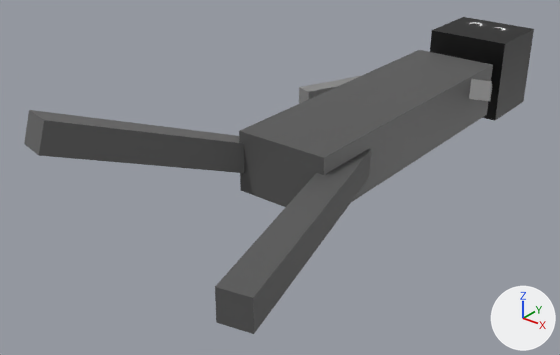
An edit to the glTF model src/game/shape/mob/cgltf/char.glb, drawn before and after from the same camera.
One viewpoint serves both versions: a 50 mm lens placed at (8.18, -17.37, 6.31), pointed at (-1.21, -5.63, -0.97). Lighting does not change. The marker at lower right points along +X, +Y and +Z. Both versions are drawn at frame 17 of the action 'right_leg_walking'; the numbers are the values there.

In view in the first picture: 'Head', 'Torso', 'left_arm', 'left_leg', 'right_arm', 'right_leg'.
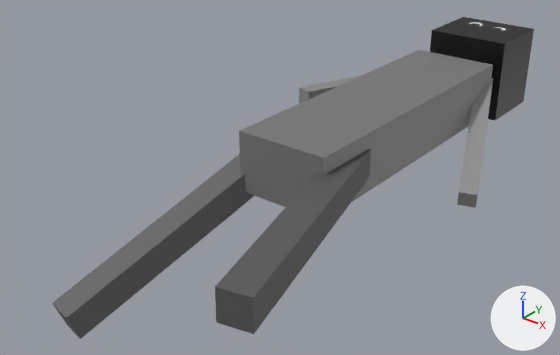
Diff of the bpy script that builds the scene:
```diff
--- a/src/game/shape/mob/cgltf/char.glb.py
+++ b/src/game/shape/mob/cgltf/char.glb.py
@@ mat_material @@
 mat_material = principled_material('Material')
-mat_material.base_color = (0.0924, 0.0924, 0.0924)  # dark grey #565656
+mat_material.base_color = (0.182, 0.182, 0.182)  # grey #767676
@@ ob_left_arm @@
 ob_left_arm.parent = ob_torso
-ob_left_arm.location = (1.5, -2.2, 0.504)
-ob_left_arm.rotation_euler = (-0.311, 0.0, 0.349)  # degrees (-18, 0, 20)
+ob_left_arm.location = (1.5, -2.2, -0.624)
+ob_left_arm.rotation_euler = (0.386, 0.0, 0.349)  # degrees (22, 0, 20)
 ob_left_arm.scale = (-0.2, -2.0, -0.2)
@@ ob_right_leg @@
 ob_right_leg.parent = ob_torso
-ob_right_leg.location = (-1.5, -9.5, 0.546)
-ob_right_leg.rotation_euler = (-0.311, 0.0, -0.244)  # degrees (-18, 0, -14)
+ob_right_leg.location = (-1.5, -9.5, -1.161)
+ob_right_leg.rotation_euler = (0.392, 0.0, -0.244)  # degrees (22, 0, -14)
 ob_right_leg.scale = (0.3, 3.0, 0.3)
```

Pixel boxes [x1, y1, x2, y2] of what changed, in the pictures (560 x 355 px):
'Torso', recoloured: [239, 50, 493, 207] in both
'right_leg', moved, turned: before [24, 110, 244, 173]; after [52, 154, 254, 339]
'left_arm', moved, turned: before [469, 79, 492, 101]; after [457, 78, 493, 208]
